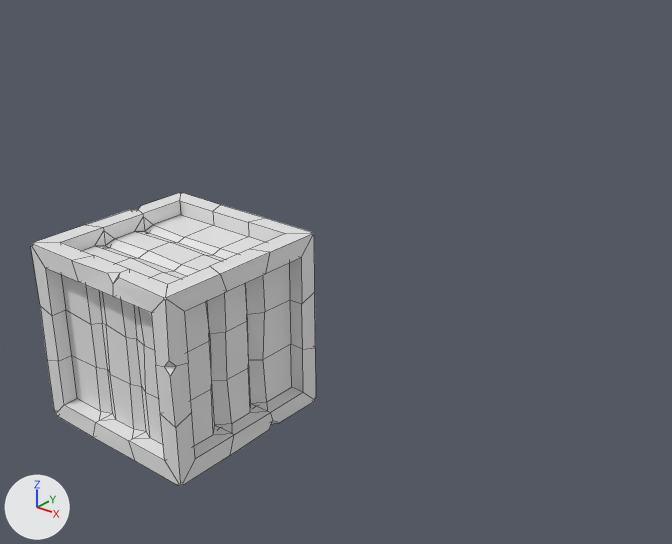
An edit to the Blender file modular_dungeon/modular_dungeon.blend, drawn before and after from the same camera.
Camera for both pictures: a 50 mm camera at (6.78, -5.74, 4.5) aimed at (1.93, 0.22, 1.09). Every picture has the same lights, and +X, +Y and +Z are marked at lower left. Mesh edges are drawn as thin lines.
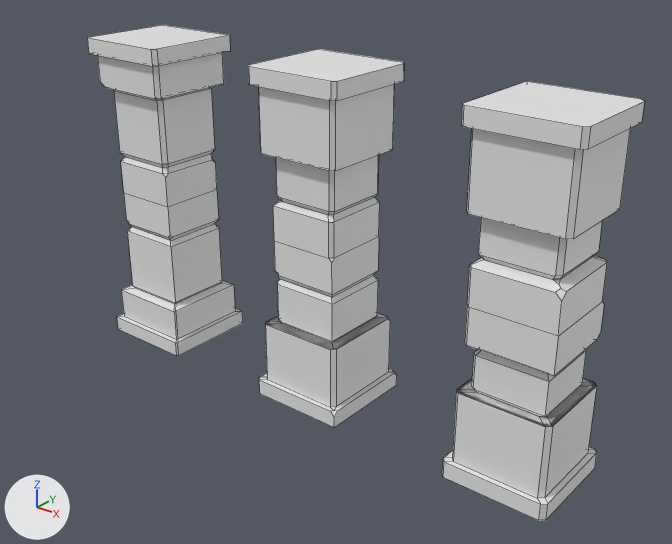
Pixel boxes (x1, y1, x2, y2) of what changed, in the pictures (672 x 544 px):
'Cube', reshaped, moved (45% narrower, 13% taller): before (31, 193, 316, 485); after (87, 25, 243, 356)
'Cube.002', added: after (442, 81, 645, 521)
'Cube.001', added: after (249, 49, 404, 428)

The change, as a list of edits to the scene's bpy script:
```text
Add me_cube:
    me_cube.from_pydata(...)  # 115 vertices, 104 faces; spans x -0.46..0.46, y -0.46..0.46, z -1.5..1.5
Add me_cube_003:
    me_cube_003.from_pydata(...)  # 141 vertices, 127 faces; spans x -0.46..0.46, y -0.46..0.46, z -1.5..1.5
Add me_cube_002:
    me_cube_002.from_pydata(...)  # 145 vertices, 125 faces; spans x -0.46..0.46, y -0.46..0.46, z -1.5..1.5
Change ob_cube:
    ob_cube: bpy.data.objects.new('Cube', me_cube_001) -> bpy.data.objects.new('Cube', me_cube)
    ob_cube.location: (0.0, 0.0, 0.0) -> (0.0, 0.0, 1.499)
Add ob_cube_002:
    ob_cube_002 = bpy.data.objects.new('Cube.002', me_cube_003)
    ob_cube_002.location = (4.0, 0.0, 1.499)
Add ob_cube_001:
    ob_cube_001 = bpy.data.objects.new('Cube.001', me_cube_002)
    ob_cube_001.location = (2.0, 0.0, 1.499)
```
